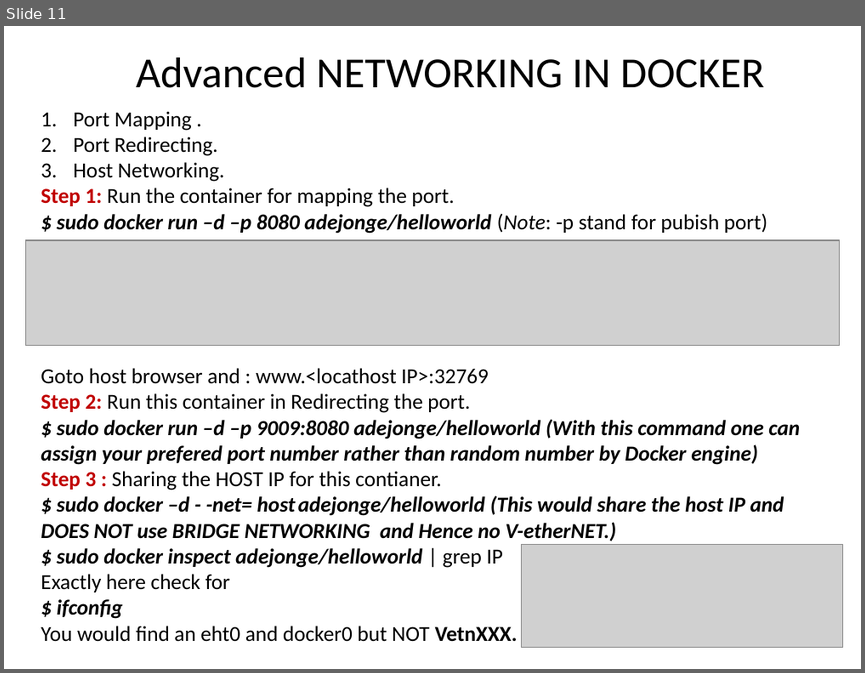
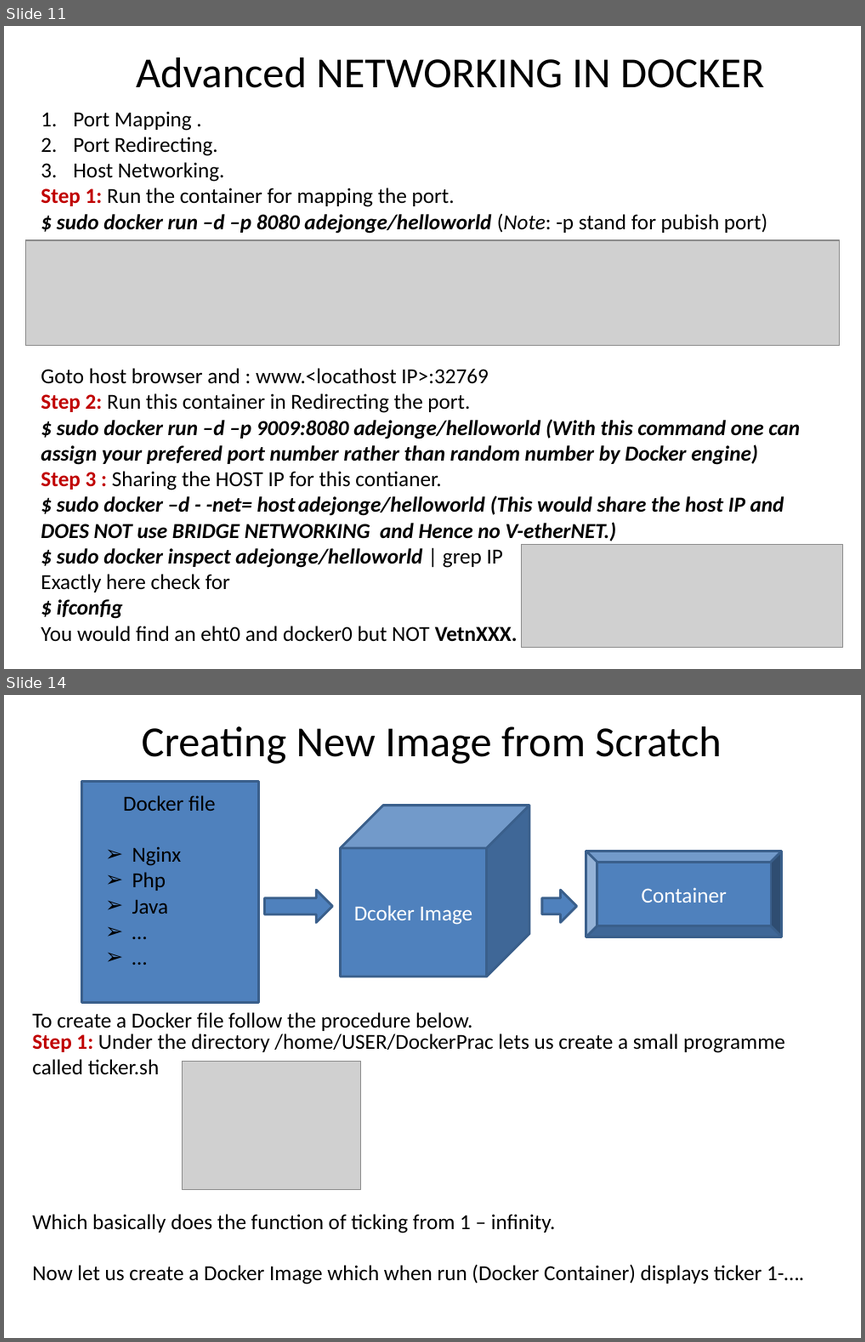
Before and after one commit to zameerpasha/DevopsTrainingRepo, a slide deck: Docker/Docker_Tutorial.pptx. Shown one above the other, each under a label of ours: slide 11 before the commit, slides 11 and 14 after it; the slides between them are not shown. The pictures are 865x673 and 865x1342 pixels, drawn with LibreOffice and Linux fonts; fonts in the diff are those of the drawing; grey boxes stand for pictures. Boxes give left, top, right and bottom in pixels: in the first picture for what was removed or moved away, otherwise in the second. Text is boxed around its words. In the diff, an @@ line names an element or a change of style, - is before the commit and + after.

Commit message:
completed the docker ppt.

```diff
--- a/Docker/Docker_Tutorial.pptx
+++ b/Docker/Docker_Tutorial.pptx
@@ slide 14 added at [4,695,861,1338], background #FFFFFF @@
@@ text added at [142,726,721,764], 36 pt, text #000000 @@
+Creating New Image from Scratch
@@ group added at [82,782,781,1003]: 1 cube, 1 bevel, 1 down arrow, 1 rectangle, 1 text, 1 right arrow @@
+Dcoker Image
+Container
+Docker file
+➢ Nginx
+➢ Php
+➢ Java
+➢ …
+➢ …
@@ text added at [32,1012,472,1031], 18 pt, text #000000 @@
+To create a Docker file follow the procedure below.
@@ text added at [32,1033,804,1284], 18 pt, text #000000 @@
+Step 1: Under the directory /home/USER/DockerPrac lets us create a small programme called ticker.sh
+Which basically does the function of ticking from 1 – infinity.
+Now let us create a Docker Image which when run (Docker Container) displays ticker 1-….
@@ picture added at [182,1061,360,1190] @@
```
Also in this commit, not shown: 1 slide changed, 4 other slides added, 1 slide removed.
